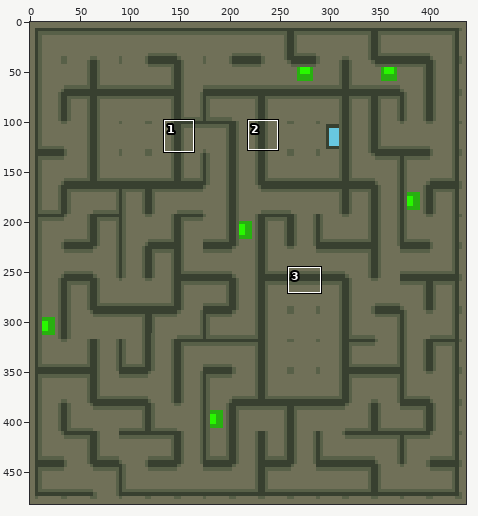
Two states of a sprite sheet, img/cut/ruins.png. The picture above shows the old version from afar; the outline marks the close-up.
Close-up. Before the edit:
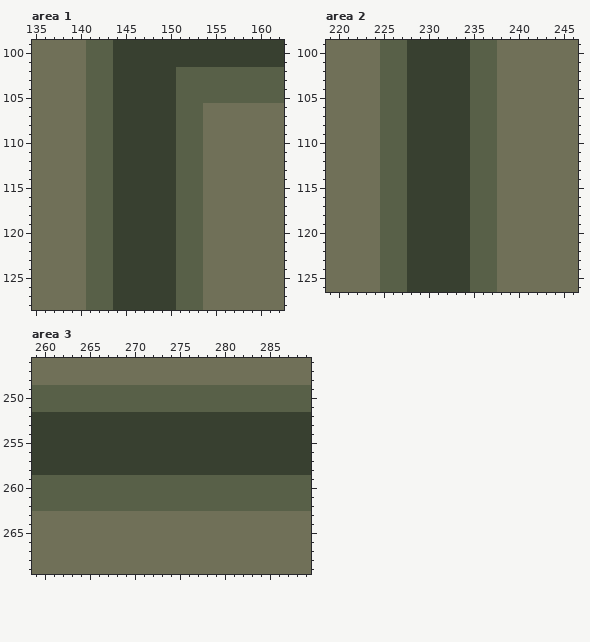
The file is 436x482 pixels. Colours within 5 levels of each other are drawn and written as one. Shown: area 1: x 135..162, y 99..128; area 2: x 219..246, y 99..126; area 3: x 259..289, y 246..269.
The same view after the edit:
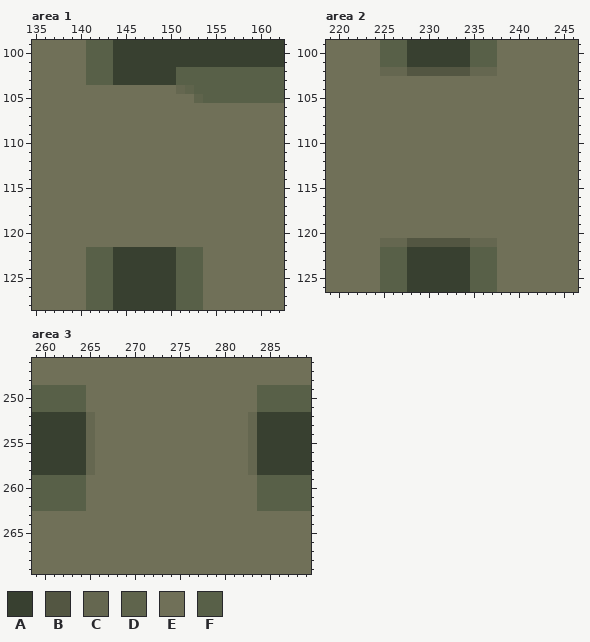
Palette (. is transparent): A #384030  B #535642  C #656750  D #5f644c  E #707058  F #586048
The author wrote: mapped til ruins
Difference:
Area 1:
y 104: x 141..152 FFFAAAAAAAFF -> EEEEEEEEEECD
y 105: x 141..153 FFFAAAAAAAFFF -> EEEEEEEEEEEED
y 106..121: x 141..153 FFFAAAAAAAFFF -> EEEEEEEEEEEEE
Area 2:
y 102: x 225..237 FFFAAAAAAAFFF -> CCCBBBBBBBCCC
y 103..120: x 225..237 FFFAAAAAAAFFF -> EEEEEEEEEEEEE
y 121: x 225..237 FFFAAAAAAAFFF -> CCCBBBBBBBCCC
Area 3:
y 249..251: x 265..283 FFFFFFFFFFFFFFFFFFF -> EEEEEEEEEEEEEEEEEEE
y 252..258: x 265..283 AAAAAAAAAAAAAAAAAAA -> CEEEEEEEEEEEEEEEEEC
y 259..262: x 265..283 FFFFFFFFFFFFFFFFFFF -> EEEEEEEEEEEEEEEEEEE
